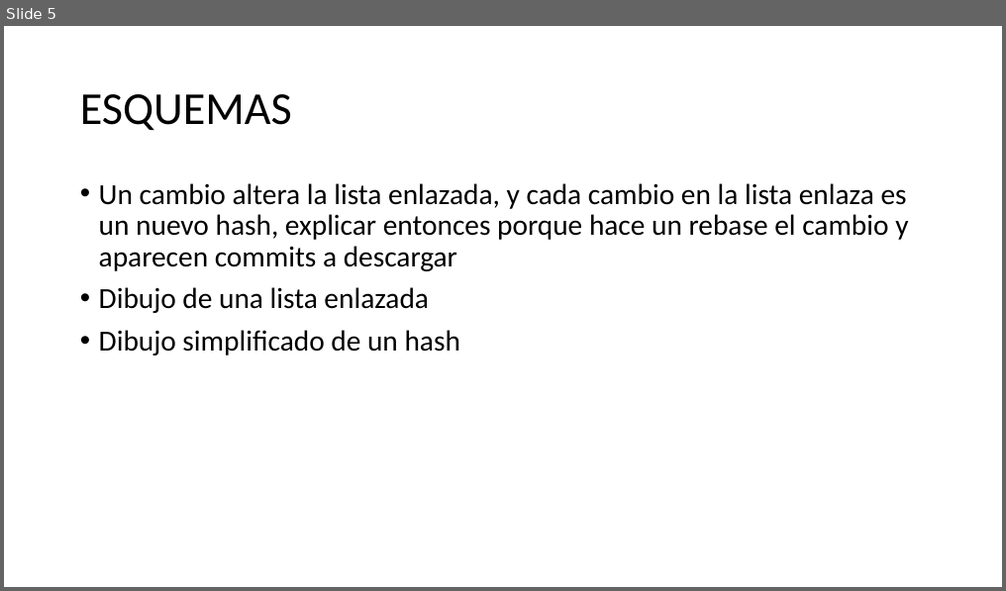
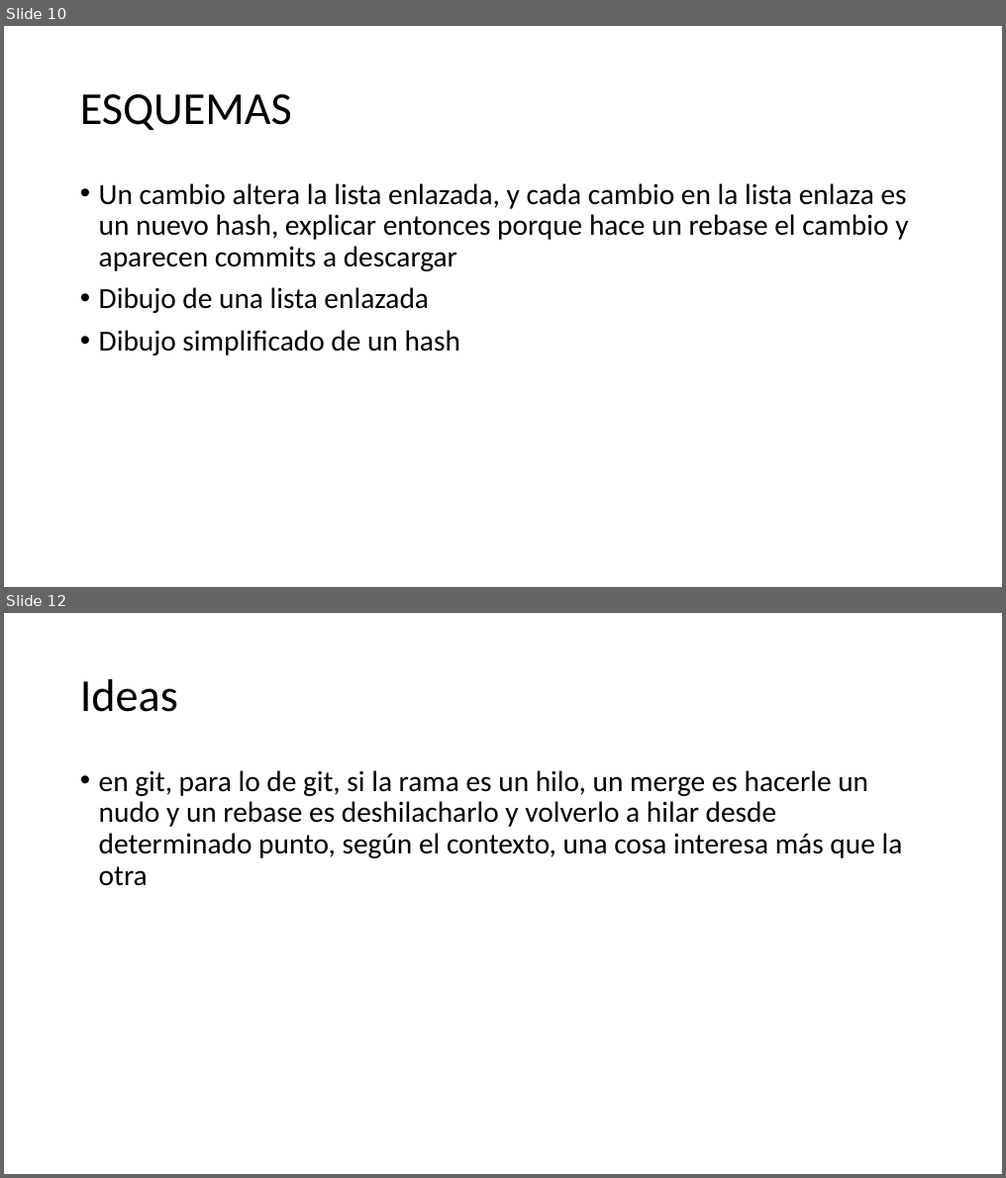
Before and after one commit to jofaval/talks-about, a slide deck: simplifying-git/fear-the-cli-no-more/simplifying-git-fear-the-cli-no-more.slides.es.pptx. Shown one above the other, each under a label of ours: slide 5 before the commit, slides 10 and 12 after it; the slides between them are not shown. The pictures are 1006x591 and 1006x1178 pixels, drawn with LibreOffice and Linux fonts; fonts in the diff are those of the drawing. Boxes give left, top, right and bottom in pixels: in the first picture for what was removed or moved away, otherwise in the second. Text is boxed around its words. In the diff, an @@ line names an element or a change of style, - is before the commit and + after.

```diff
--- a/simplifying-git/fear-the-cli-no-more/simplifying-git-fear-the-cli-no-more.slides.es.pptx
+++ b/simplifying-git/fear-the-cli-no-more/simplifying-git-fear-the-cli-no-more.slides.es.pptx
@@ slide 12 added at box(4, 613, 1002, 1174), background #FFFFFF @@
@@ title added at box(80, 679, 178, 712), 44 pt, text #000000 @@
+Ideas
@@ text added at box(99, 770, 903, 886), 28 pt, text #000000 @@
+• en git, para lo de git, si la rama es un hilo, un merge es hacerle un nudo y un rebase es deshilacharlo y volverlo a hilar desde determinado punto, según el contexto, una cosa interesa más que la otra
@@ what was slide 5 is now slide 10 @@
```
Also in this commit, not shown: 2 slides changed, 9 other slides added, 1 other file.
